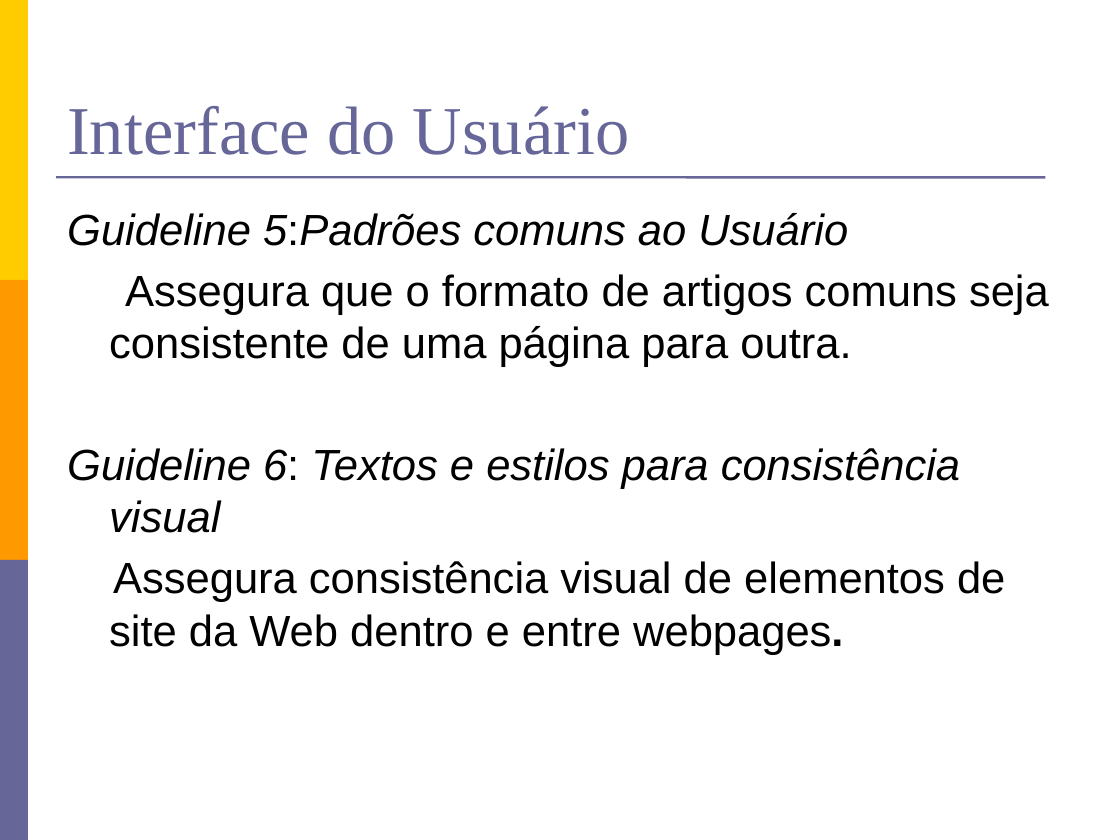
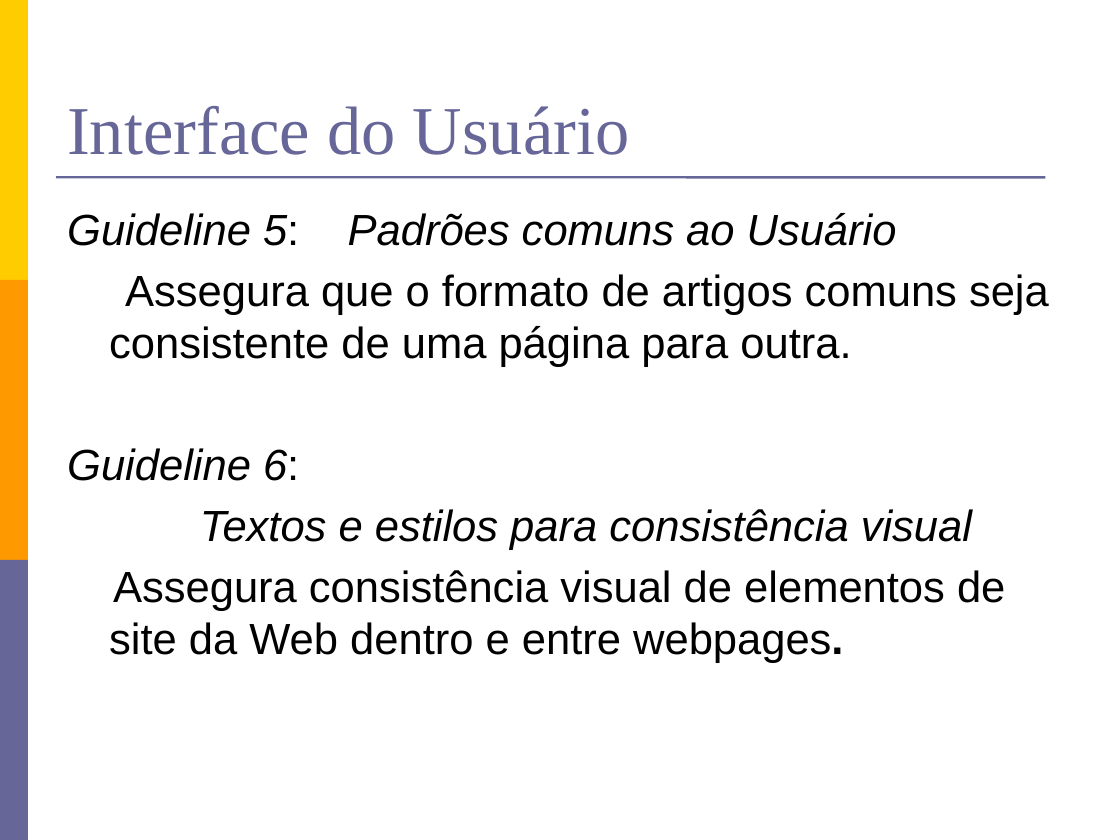
Before and after one commit to lfernandobra/pi5g1s14, a slide deck: slide 22 of documentacao/G5_Apresentacao2sem2014 final.pptx. Drawn at 1120x840 pixels with LibreOffice and Linux fonts; fonts in the diff are those of the drawing. Boxes give left, top, right and bottom in pixels: in the first picture for what was removed or moved away, otherwise in the second. Text is boxed around its words. In the diff, an @@ line names an element or a change of style, - is before the commit and + after.

```diff
--- a/documentacao/G5_Apresentacao2sem2014 final.pptx
+++ b/documentacao/G5_Apresentacao2sem2014 final.pptx
@@ text at (x1=67, y1=213, x2=897, y2=246): spaces changed @@
-Guideline 5:Padrões comuns ao Usuário
+Guideline 5: Padrões comuns ao Usuário
@@ text at (x1=67, y1=448, x2=972, y2=550): text changed @@
-Guideline 6: Textos e estilos para consistência visual
+Guideline 6:
+Textos e estilos para consistência visual
```
Also in this commit, not shown: 23 other slides changed, 3 slides added, 2 slides removed.
